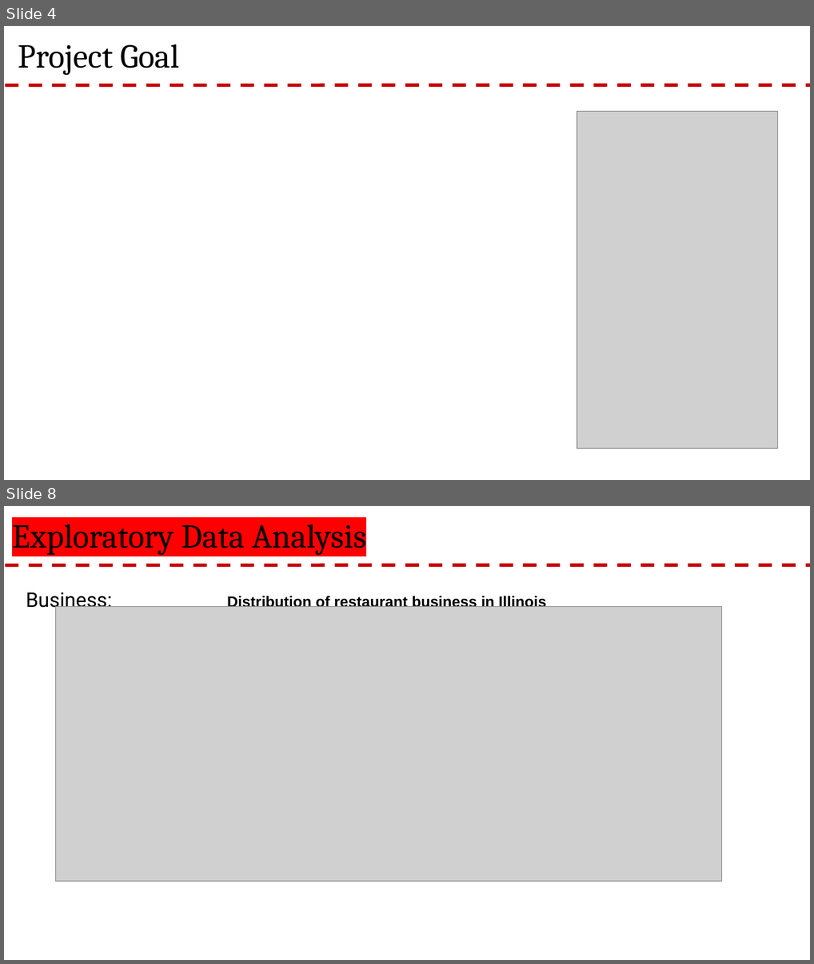
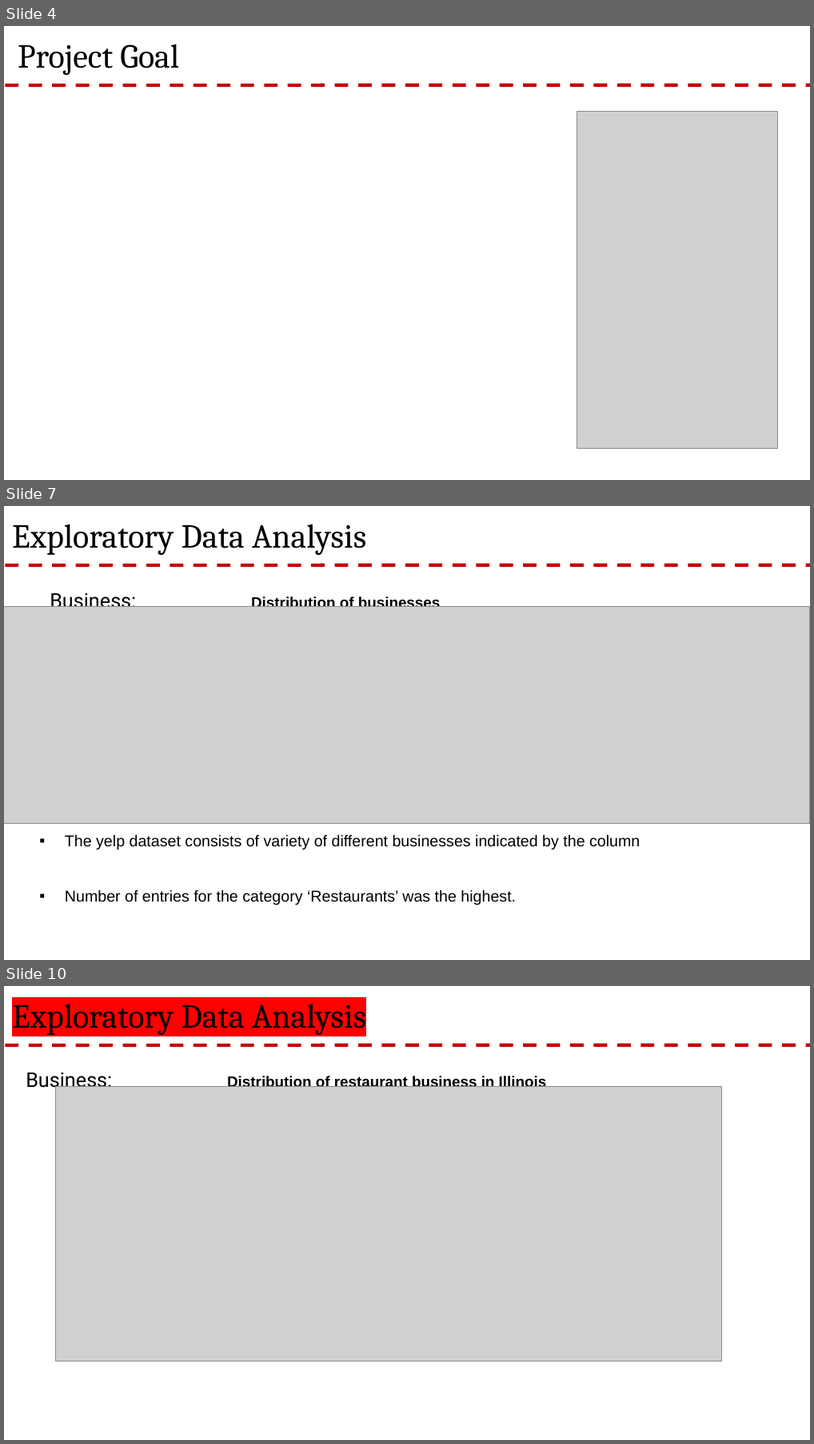
Before and after one commit to rnair7163/Restaurant-Recommendation-System-using-Yelp-Dataset, a slide deck: PPT/Yelp Presentation.pptx. Shown one above the other, each under a label of ours: slides 4 and 8 before the commit, slides 4, 7 and 10 after it; the slides between them are not shown. The pictures are 814x964 and 814x1444 pixels, drawn with LibreOffice and Linux fonts; fonts in the diff are those of the drawing; grey boxes stand for pictures; background and template pictures are left out. Boxes give left, top, right and bottom in pixels: in the first picture for what was removed or moved away, otherwise in the second. Text is boxed around its words. In the diff, an @@ line names an element or a change of style, - is before the commit and + after.

```diff
--- a/PPT/Yelp Presentation.pptx
+++ b/PPT/Yelp Presentation.pptx
@@ slide 7 added at box(4, 506, 810, 960), background #FFFFFF; not listed: 1 template element that a slide beside it also shows @@
@@ title added at box(12, 524, 366, 555), 30 pt, text #000000 @@
+Exploratory Data Analysis
@@ text added at box(50, 593, 440, 612), 13.5 pt, text #000000, bold @@
+Business: Distribution of businesses
@@ picture added at box(4, 606, 810, 823) @@
@@ text added at box(65, 834, 640, 904), 14 pt, text #000000 @@
+▪ The yelp dataset consists of variety of different businesses indicated by the column
+▪ Number of entries for the category ‘Restaurants’ was the highest.
@@ what was slide 8 is now slide 10 @@
```
Also in this commit, not shown: 4 slides changed, 1 other slide added.
